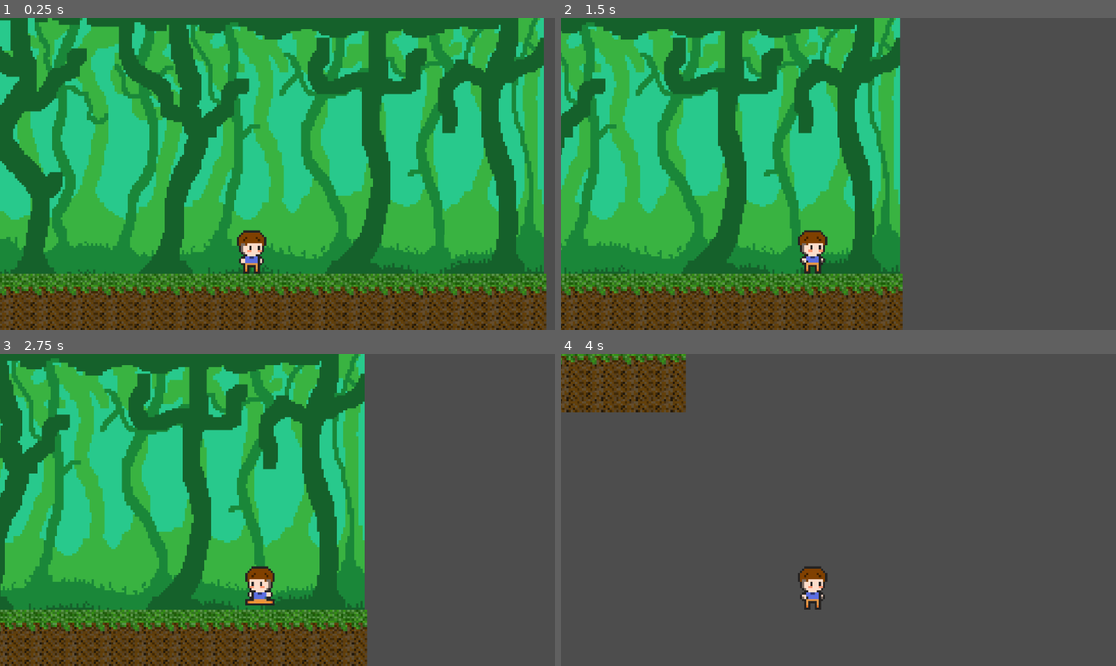
Above: before the commit, frames 1-4 (two rows, left to right).
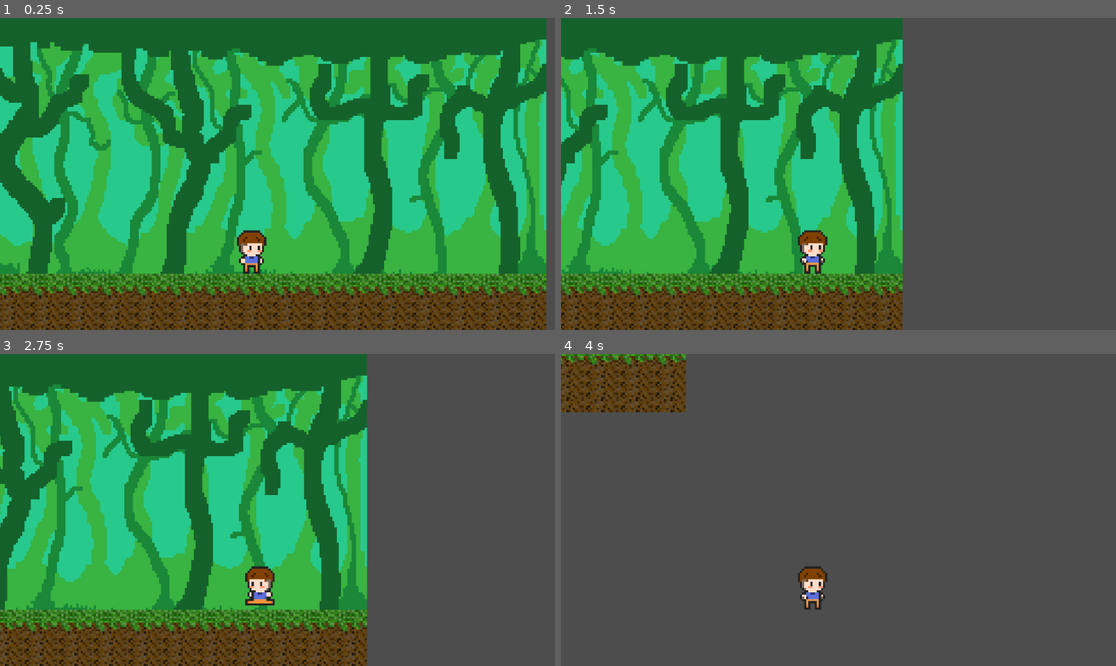
Above: after the commit, the same moments.

Repository: crackanimador/Videojuego
Game: Godot game, scene res://Scenes/bosque.tscn
Same seed, same stepped clock (60 frames per second), same inputs: the game is played once before the commit and once after it.
Inputs:
- Up to frame 1 (0.25 s): no input
- Up to frame 2 (1.5 s): tap Enter (ui_accept) at 0.5, 0.77 s; hold Right (ui_right) from 0.53 s (still down)
- Up to frame 3 (2.75 s): tap Enter (ui_accept) at 1.52 s; release Right (ui_right) at 2.03 s; hold Left (ui_left) from 2.03 s (still down)
- Up to frame 4 (4 s): release Left (ui_left) at 2.78 s; hold Right (ui_right) from 2.78 s (still down); tap Enter (ui_accept) at 3.02, 3.77 s

The runs differ from the first frame. In frame 1, 43% of the frame differs, in the area x 0-99%, y 0-100%; in frame 2, 26%; in frame 3, 28%; in frame 4, nothing differs.

Commit message:
Update bosque.tscn

Diff:
--- a/Scenes/bosque.tscn
+++ b/Scenes/bosque.tscn
@@ -1,9 +1,10 @@
-[gd_scene load_steps=8 format=3 uid="uid://cqnr1pvrvrgin"]
+[gd_scene load_steps=9 format=3 uid="uid://cqnr1pvrvrgin"]
 
 [ext_resource type="Texture2D" uid="uid://dkl6wshikqmf5" path="res://pixil-frame-0.png" id="1_xk22d"]
 [ext_resource type="Texture2D" uid="uid://dbkdsh53egimu" path="res://pixil-frame-0_1.png" id="2_liwyt"]
 [ext_resource type="Texture2D" uid="uid://dshoo27ysxeug" path="res://pixil-frame-0_3.png" id="3_exxlu"]
 [ext_resource type="PackedScene" uid="uid://605h4k5id75o" path="res://Scenes/Player.tscn" id="4_sxdhu"]
+[ext_resource type="PackedScene" uid="uid://byt8oncl2uqbs" path="res://Scenes/Coin.tscn" id="5_8fja4"]
 
 [sub_resource type="TileSetAtlasSource" id="TileSetAtlasSource_u2ogf"]
 texture = ExtResource("2_liwyt")
@@ -27,6 +28,7 @@
 [node name="Node2D" type="Node2D"]
 
 [node name="Sprite2D" type="Sprite2D" parent="."]
+position = Vector2(1, 12)
 texture = ExtResource("1_xk22d")
 
 [node name="TileMap" type="TileMap" parent="."]
@@ -35,8 +37,11 @@
 layer_0/tile_data = PackedInt32Array(327672, 0, 0, 327673, 0, 0, 327674, 0, 0, 327675, 0, 0, 327676, 0, 0, 327677, 0, 0 …(365 unchanged characters)…
 
 [node name="Player" parent="." instance=ExtResource("4_sxdhu")]
-position = Vector2(-6, 54)
+position = Vector2(-6, 56)
 
 [node name="Camera2D" type="Camera2D" parent="Player"]
 position = Vector2(10, -37)
 zoom = Vector2(4.5, 4.5)
+
+[node name="Node" parent="." instance=ExtResource("5_8fja4")]
+position = Vector2(41, 55)
